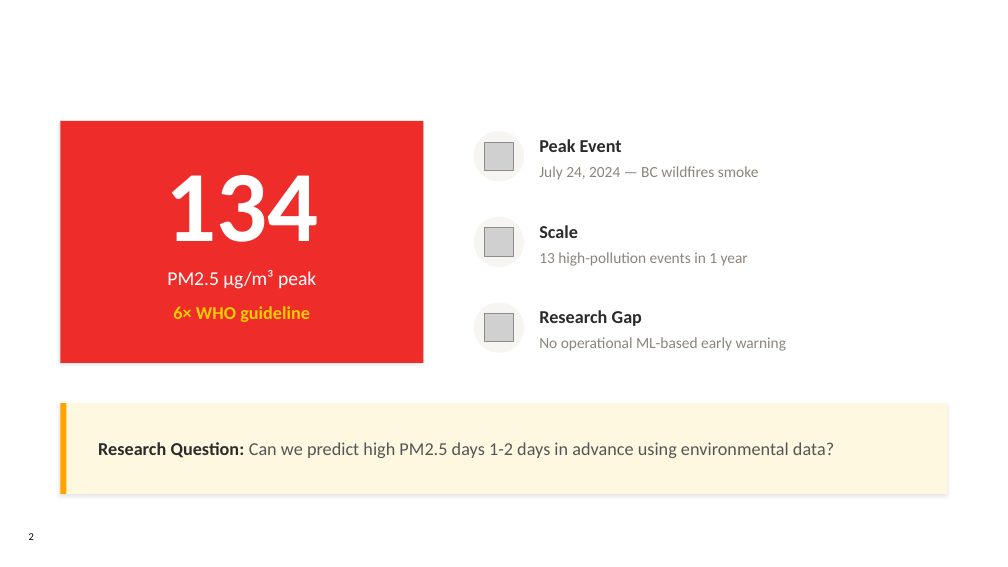
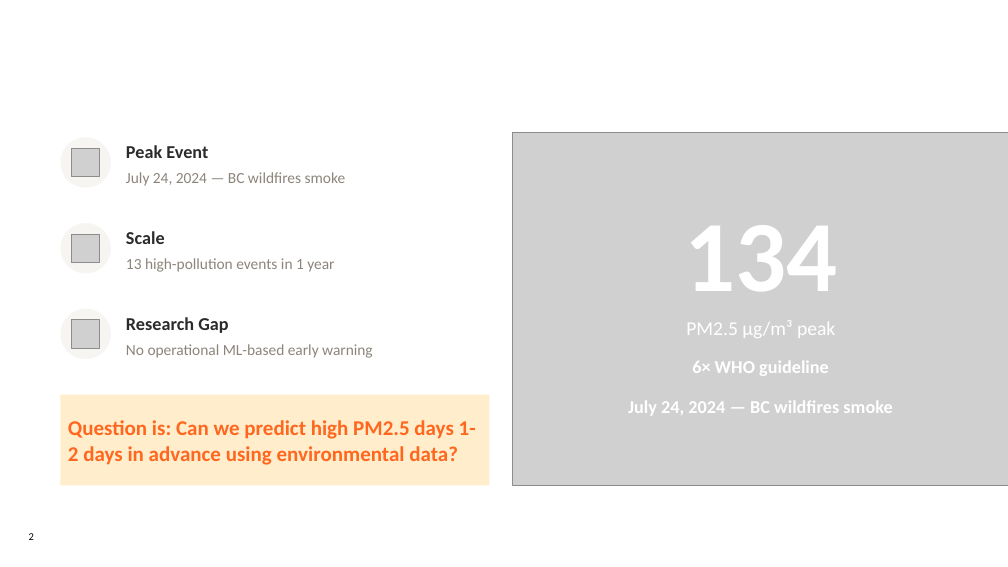
Before and after one commit to JiagengMi/engo645_2026_winter, a slide deck: slide 2 of ENGO645_Final_Presentation.pptx. Drawn at 1008x567 pixels with LibreOffice and Linux fonts; fonts in the diff are those of the drawing; grey boxes stand for pictures; background and template pictures are left out. Boxes give left, top, right and bottom in pixels: in the first picture for what was removed or moved away, otherwise in the second. Text is boxed around its words. In the diff, an @@ line names an element or a change of style, - is before the commit and + after.

```diff
--- a/ENGO645_Final_Presentation.pptx
+++ b/ENGO645_Final_Presentation.pptx
@@ rectangle removed at [60,121,423,363] @@
@@ picture added at [513,132,1008,485] @@
@@ text "134": place and size @@
-text "134" at [165,175,318,242]
+text "134" at [684,225,837,291]
@@ 6 texts, 3 pictures, 3 ellipses: place and size @@
-6 texts, 3 pictures, 3 ellipses at [474,131,787,353]
+6 texts, 3 pictures, 3 ellipses at [60,138,373,359]
@@ text "PM2.5 µg/m³ peak": place and size @@
-text "PM2.5 µg/m³ peak" at [167,270,316,289]
+text "PM2.5 µg/m³ peak" at [686,320,835,338]
@@ text "6× WHO guideline": place and size @@
-text "6× WHO guideline" at [173,306,310,322]
+text "6× WHO guideline" at [692,361,829,376]
@@ text "6× WHO guideline" at [692,361,829,376]: text colour #FFCD00 to #FFFFFF @@
@@ rectangle "Question is: Can we predict ...": place and size @@
-rectangle "Question is: Can we predict ..." at [98,442,834,458]
+rectangle "Question is: Can we predict ..." at [60,395,490,485]
@@ rectangle "Question is: Can we predict ..." at [60,395,490,485]: fill none to #FFEDCC @@
@@ rectangle removed at [60,403,948,494] @@
@@ rectangle removed at [60,403,67,494] @@
@@ text added at [628,401,892,415], 17.3 pt, text #FFFFFF, bold @@
+July 24, 2024 — BC wildfires smoke
@@ text in rectangle at [68,420,476,465]: text changed; size 17.3 to 20 pt; text colour #555555 to #FF671F; bold on @@
-Research Question: Can we predict high PM2.5 days 1-2 days in advance using environmental data?
+Question is: Can we predict high PM2.5 days 1-2 days in advance using environmental data?
@@ text at [399,443,447,455]: text changed @@
-Crisis Context: July 2024 PM2.5 Surge
+Why Does This Matter?
```
Also in this commit, not shown: 13 other slides changed, 26 other files.
